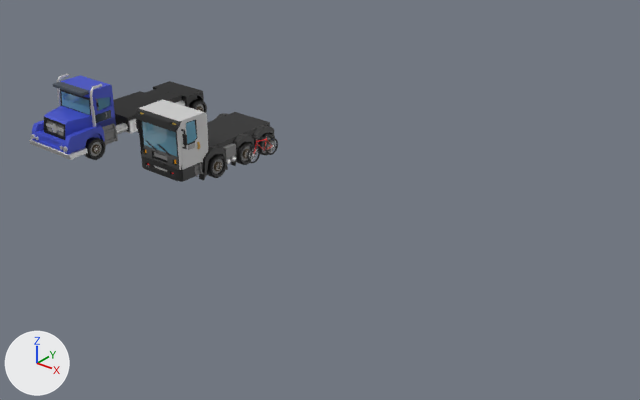
A saved change to the Blender file Documentacao/Modelos/Cenário/Modelos3D/Claudio/Blender/Veiculos.blend.
Both versions are drawn from a 50 mm camera at (39.9, -27.2, 19.5) aimed at (14.8, 4.1, 0.1). The lights are fixed; the arrows at lower left show +X, +Y and +Z.

The scene before the commit, as lines of its bpy script (objects in view):
```python
me_cube = bpy.data.meshes.new('Cube')
me_cube.from_pydata(...)  # 5588 vertices, 5630 faces; spans x -1.83..1.83, y -5.44..4.98, z -0.76..3.29
me_cube.polygons.foreach_set('use_smooth', [True] * 5630)
# faces by material slot: [3005, 2619, 6]
me_cube.materials.append(mat_material)  # picture img_mapadecor_texturas_png
me_cube.materials.append(mat_metal)
me_cube.materials.append(mat_vidro)  # blue #83c9e7
me_cube_001 = bpy.data.meshes.new('Cube.001')
me_cube_001.from_pydata(...)  # 3976 vertices, 3932 faces; spans x -1.89..1.89, y -4.69..2.52, z -0.88..2.8
me_cube_001.polygons.foreach_set('use_smooth', [True] * 3932)
# faces by material slot: [3746, 26, 160]
me_cube_001.materials.append(mat_material)  # picture img_mapadecor_texturas_png
me_cube_001.materials.append(mat_vidro)  # blue #83c9e7
me_cube_001.materials.append(mat_metal)
ob_caminhao1 = bpy.data.objects.new('Caminhao1', me_cube)
ob_caminhao1.location = (0.0, 4.23, 0.73)
ob_caminhao2 = bpy.data.objects.new('Caminhao2', me_cube_001)
ob_caminhao2.location = (7.36, 4.88, 1.13)
```
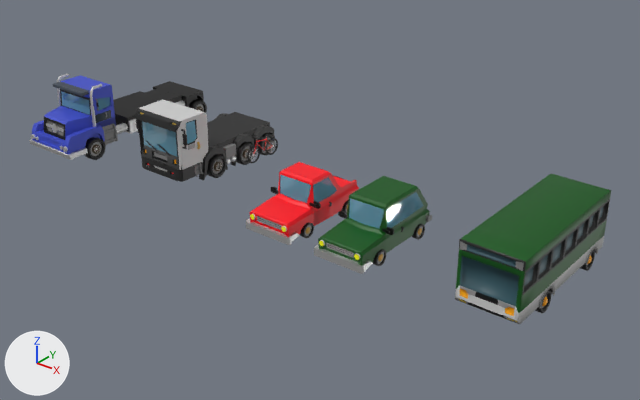
Commit message: Veiculos 🚗

Edits to the bpy script that builds the scene:
```text
Add me_onibus:
    me_onibus.from_pydata(...)  # 1281 vertices, 1270 faces; spans x -1.43..1.44, y -3.31..4.56, z -2.01..1.38
    me_onibus.polygons.foreach_set('use_smooth', [True] * 1270)
    me_onibus.materials.append(mat_material)  # picture img_mapadecor_texturas_png
Add me_carrosembunda:
    me_carrosembunda.from_pydata(...)  # 710 vertices, 686 faces; spans x 0.0..1.49, y -1.94..3.53, z -0.78..1.78
    me_carrosembunda.polygons.foreach_set('use_smooth', [True] * 686)
    # faces by material slot: [665, 5, 16]
    me_carrosembunda.materials.append(mat_material)  # picture img_mapadecor_texturas_png
    me_carrosembunda.materials.append(mat_vidro)  # blue #83c9e7
    me_carrosembunda.materials.append(mat_metal)
Add me_carro:
    me_carro.from_pydata(...)  # 673 vertices, 652 faces; spans x 0.0..1.49, y -1.94..3.52, z -0.78..1.78
    me_carro.polygons.foreach_set('use_smooth', [True] * 652)
    # faces by material slot: [631, 5, 16]
    me_carro.materials.append(mat_material)  # picture img_mapadecor_texturas_png
    me_carro.materials.append(mat_vidro)  # blue #83c9e7
    me_carro.materials.append(mat_metal)
Add ob_onibus:
    ob_onibus = bpy.data.objects.new('Onibus', me_onibus)
    ob_onibus.location = (26.88, 2.49, 2.15)
Add ob_carrosembunda:
    ob_carrosembunda = bpy.data.objects.new('CarroSemBunda', me_carrosembunda)
    ob_carrosembunda.location = (19.72, 1.15, 0.87)
    _m = ob_carrosembunda.modifiers.new('Mirror', 'MIRROR')
    _m.use_clip = True
Add ob_carro:
    ob_carro = bpy.data.objects.new('Carro', me_carro)
    ob_carro.location = (15.65, 1.15, 0.87)
    _m = ob_carro.modifiers.new('Mirror', 'MIRROR')
    _m.use_clip = True
```

Location of each change, (x1, y1, x2, y2) in pixels of the pictures (640 x 400 px):
'Onibus', added: after (455, 174, 611, 324)
'CarroSemBunda', added (green): after (314, 176, 432, 274)
    faces in mat_material (picture img_mapadecor_texturas_png): (318, 176, 432, 266)
    faces in mat_vidro (blue #83c9e7): (349, 192, 424, 228)
    faces in mat_metal: (314, 244, 373, 274)
'Carro', added (red): after (246, 162, 359, 245)
    faces in mat_material (picture img_mapadecor_texturas_png): (249, 162, 359, 238)
    faces in mat_vidro (blue #83c9e7): (280, 174, 337, 203)
    faces in mat_metal: (246, 218, 299, 245)
